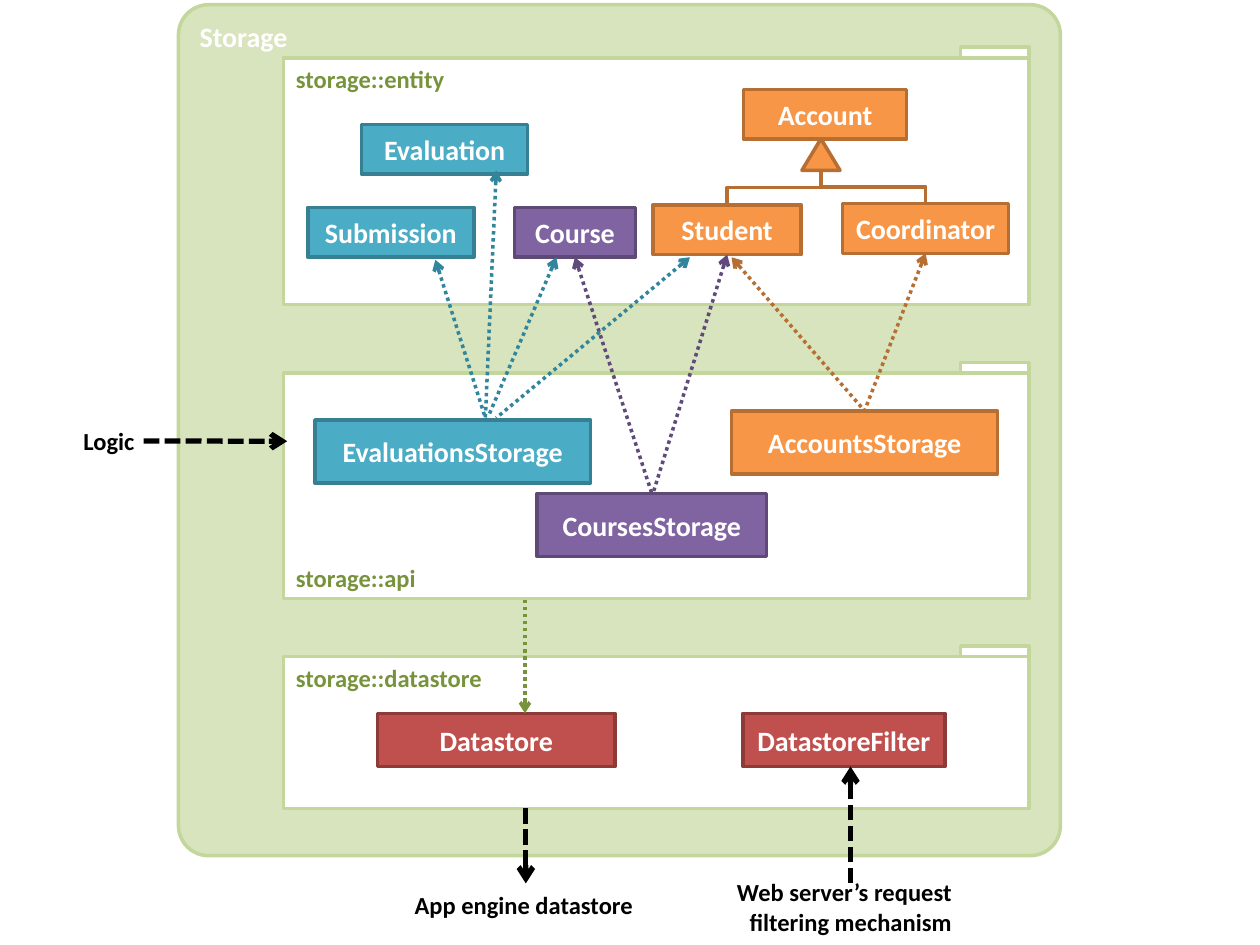
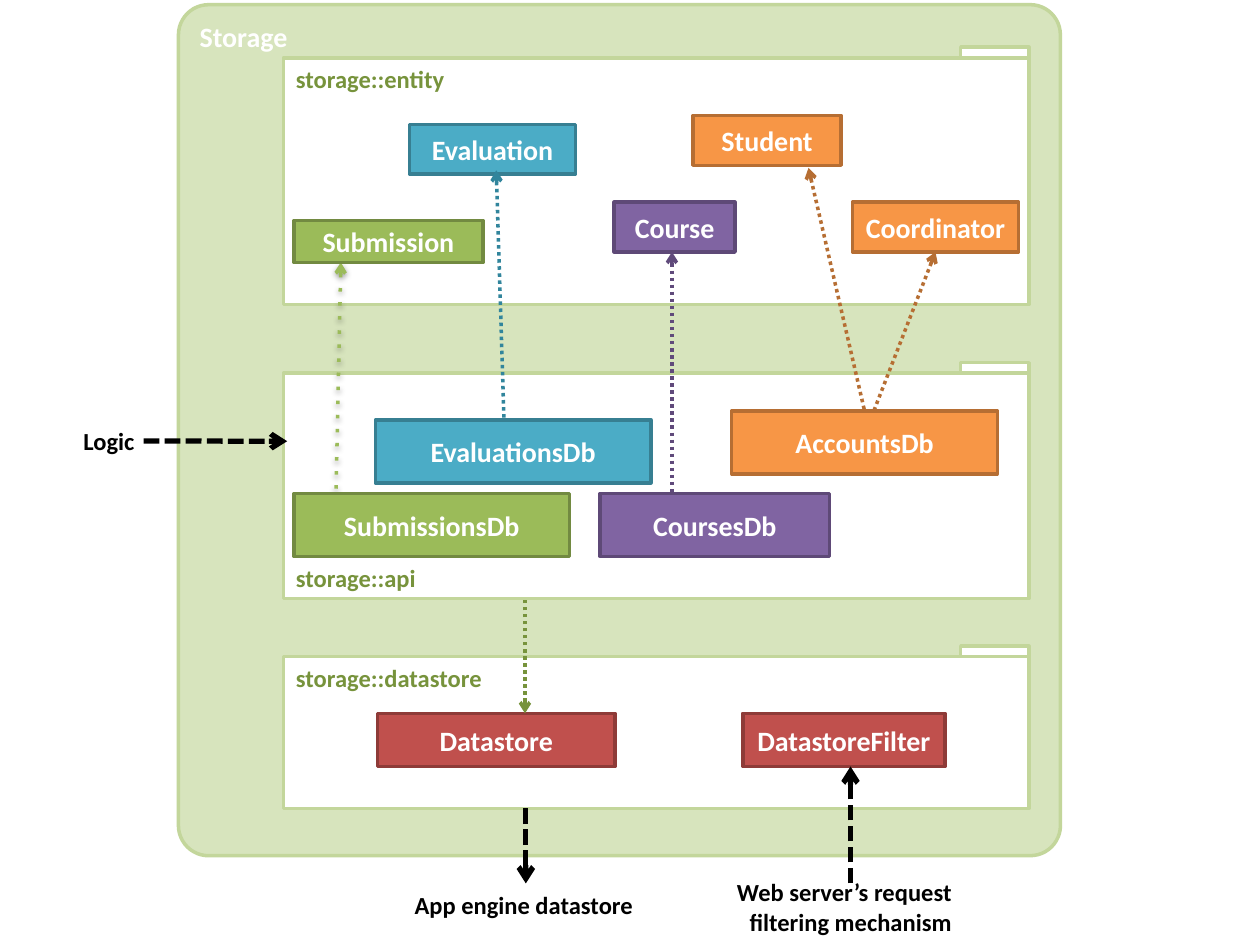
Before and after one commit to TEAMMATES/teammates, a slide deck: slide 1 of doc/diagrams/StorageComponent.pptx. Drawn at 1260x945 pixels with LibreOffice and Linux fonts; fonts in the diff are those of the drawing. Boxes give left, top, right and bottom in pixels: in the first picture for what was removed or moved away, otherwise in the second. Text is boxed around its words. In the diff, an @@ line names an element or a change of style, - is before the commit and + after.

```diff
--- a/doc/diagrams/StorageComponent.pptx
+++ b/doc/diagrams/StorageComponent.pptx
@@ rectangle removed at [743, 89, 907, 140] @@
-Account
@@ rectangle "Student": place and size @@
-rectangle "Student" at [653, 205, 801, 256]
+rectangle "Student" at [693, 116, 842, 166]
@@ rectangle "Evaluation": place and size @@
-rectangle "Evaluation" at [362, 125, 528, 175]
+rectangle "Evaluation" at [410, 125, 576, 175]
@@ triangle removed at [801, 139, 839, 170] @@
@@ 2 arrows, 1 rectangle: place and size @@
-2 arrows, 1 rectangle at [485, 170, 1009, 418]
+2 arrows, 1 rectangle at [496, 170, 1019, 420]
@@ elbow line removed from (822, 170) to (727, 205) @@
@@ arrow moved from (732, 257) - (864, 411) to (809, 168) - (864, 411) @@
@@ elbow line removed from (926, 204) to (822, 170) @@
@@ rectangle "Course": place and size @@
-rectangle "Course" at [514, 208, 635, 258]
+rectangle "Course" at [614, 202, 735, 252]
@@ rectangle "Submission": place and size @@
-rectangle "Submission" at [307, 208, 474, 258]
+rectangle "Submission" at [294, 220, 483, 262]
@@ rectangle "Submission" at [294, 220, 483, 262]: fill #4BACC6 to #9BBB59; outline #377F92 2 pt to #738A42 2 pt @@
@@ arrow moved from (436, 260) - (485, 418) to (341, 262) - (336, 494) @@
@@ arrow (341, 262) - (336, 494): stroke #31859C 2 pt dashed to #9BBB59 2 pt dashed @@
@@ arrow removed from (489, 416) to (557, 257) @@
@@ arrow removed from (496, 418) to (690, 257) @@
@@ arrow removed from (653, 494) to (727, 255) @@
@@ arrow moved from (575, 257) - (651, 494) to (672, 252) - (672, 494) @@
@@ rectangle "EvaluationsDb": place and size @@
-rectangle "EvaluationsDb" at [315, 420, 591, 483]
+rectangle "EvaluationsDb" at [375, 420, 651, 483]
@@ text in rectangle at [431, 442, 596, 462]: text changed @@
-EvaluationsStorage
+EvaluationsDb
@@ text in rectangle at [795, 433, 933, 453]: text changed @@
-AccountsStorage
+AccountsDb
@@ rectangle added at [294, 494, 570, 557], fill #9BBB59, outline #738A42 2 pt, 16 pt, text #FFFFFF, bold @@
+SubmissionsDb
@@ rectangle "CoursesDb": place and size @@
-rectangle "CoursesDb" at [537, 494, 766, 557]
+rectangle "CoursesDb" at [600, 494, 829, 557]
@@ text in rectangle at [653, 516, 776, 536]: text changed @@
-CoursesStorage
+CoursesDb
```
Also in this commit, not shown: 15 other files.
